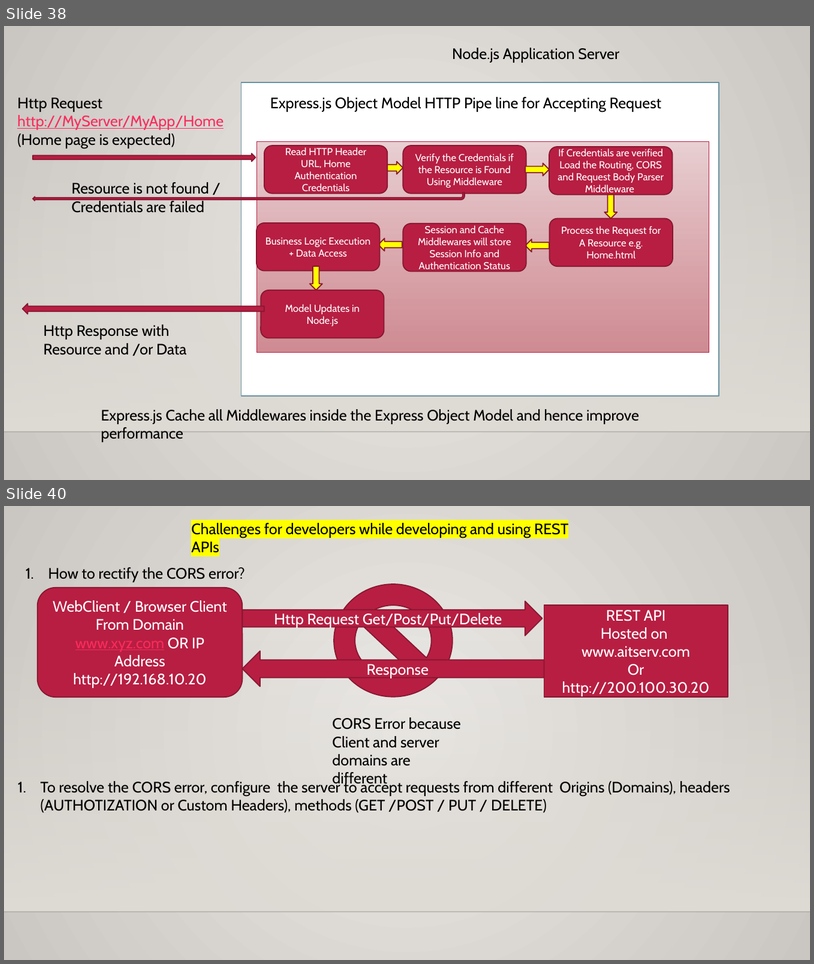
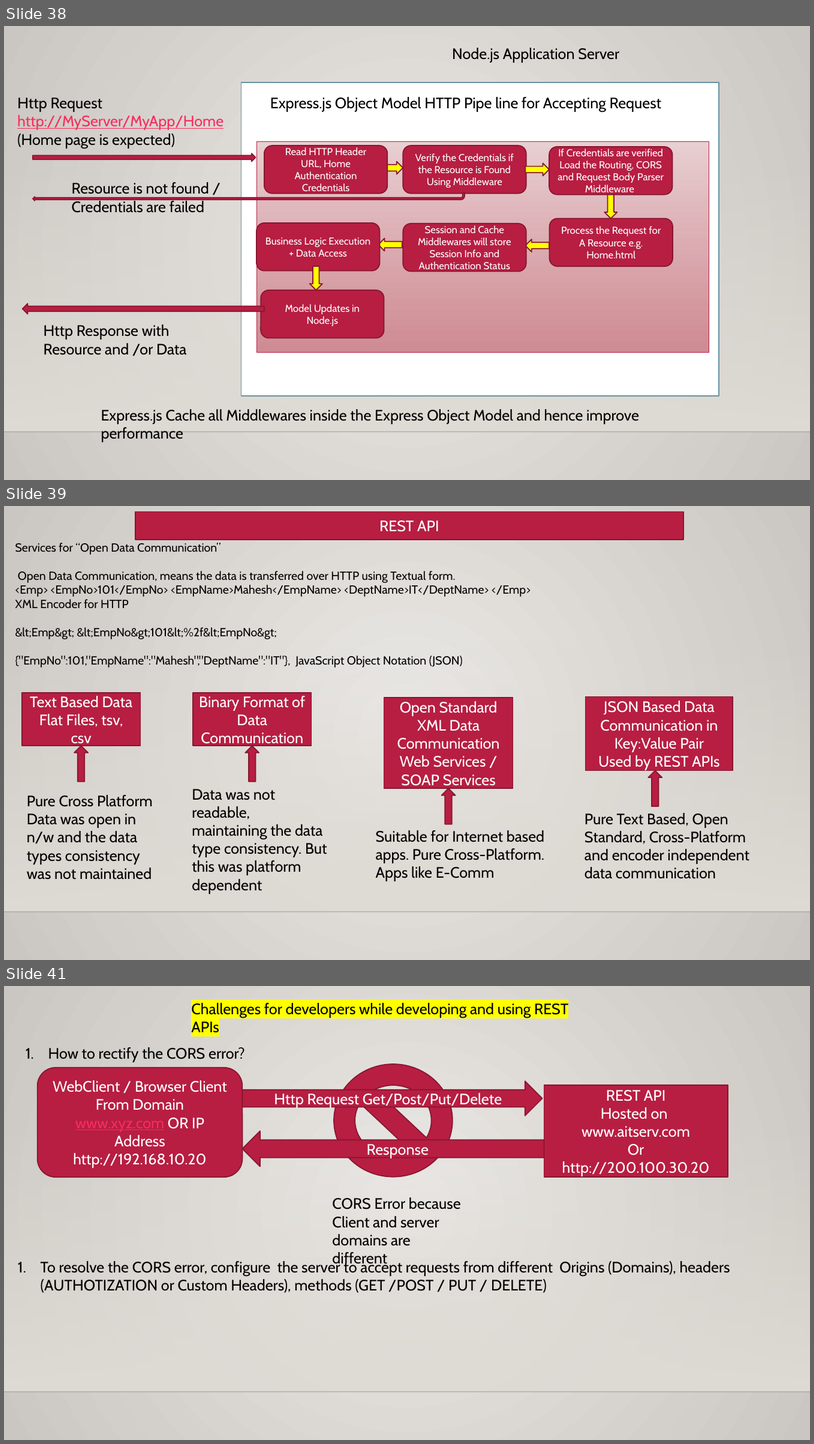
Before and after one commit to maheshsabnis/blazejan2021, a slide deck: Training_Notes_PPTs.pptx. Shown one above the other, each under a label of ours: slides 38 and 40 before the commit, slides 38, 39 and 41 after it; the slides between them are not shown. The pictures are 814x964 and 814x1444 pixels, drawn with LibreOffice and Linux fonts; fonts in the diff are those of the drawing; background and template pictures are left out. Boxes give left, top, right and bottom in pixels: in the first picture for what was removed or moved away, otherwise in the second. Text is boxed around its words. In the diff, an @@ line names an element or a change of style, - is before the commit and + after.

```diff
--- a/Training_Notes_PPTs.pptx
+++ b/Training_Notes_PPTs.pptx
@@ slide 39 added at (4, 506, 810, 960), background gradient #ECEAE7 to #CAC7C1; not listed: 2 template elements that a slide beside it also shows @@
@@ rectangle added at (135, 512, 684, 540), fill #B71E42, outline #871631 1.25 pt, 18 pt, text #FFFFFF @@
+REST API
@@ text added at (15, 543, 531, 667), 14 pt, text #000000 @@
+Services for “Open Data Communication”
+Open Data Communication, means the data is transferred over HTTP using Textual form.
+<Emp> <EmpNo>101</EmpNo> <EmpName>Mahesh</EmpName> <DeptName>IT</DeptName> </Emp>
+XML Encoder for HTTP
+&lt;Emp&gt; &lt;EmpNo&gt;101&lt;%2f&lt;EmpNo&gt;
+{"EmpNo":101,"EmpName":"Mahesh","DeptName":"IT"}, JavaScript Object Notation (JSON)
@@ rectangle added at (22, 693, 141, 746), fill #B71E42, outline #871631 1.25 pt, 18 pt, text #FFFFFF @@
+Text Based Data
+Flat Files, tsv, csv
@@ rectangle added at (193, 693, 311, 746), fill #B71E42, outline #871631 1.25 pt, 18 pt, text #FFFFFF @@
+Binary Format of Data Communication
@@ rectangle added at (384, 697, 513, 789), fill #B71E42, outline #871631 1.25 pt, 18 pt, text #FFFFFF @@
+Open Standard XML Data Communication
+Web Services / SOAP Services
@@ rectangle added at (586, 697, 734, 771), fill #B71E42, outline #871631 1.25 pt, 18 pt, text #FFFFFF @@
+JSON Based Data Communication in Key:Value Pair
+Used by REST APIs
@@ up arrow added at (74, 745, 88, 781), fill #B71E42, outline #871631 1.25 pt @@
@@ up arrow added at (245, 745, 259, 781), fill #B71E42, outline #871631 1.25 pt @@
@@ up arrow added at (649, 771, 663, 806), fill #B71E42, outline #871631 1.25 pt @@
@@ text added at (192, 789, 327, 894), 18 pt, text #000000 @@
+Data was not readable, maintaining the data type consistency. But this was platform dependent
@@ up arrow added at (442, 789, 456, 824), fill #B71E42, outline #871631 1.25 pt @@
@@ text added at (27, 795, 153, 879), 18 pt, text #000000 @@
+Pure Cross Platform
+Data was open in n/w and the data types consistency was not maintained
@@ text added at (585, 813, 750, 879), 18 pt, text #000000 @@
+Pure Text Based, Open Standard, Cross-Platform and encoder independent data communication
@@ text added at (376, 830, 545, 881), 18 pt, text #000000 @@
+Suitable for Internet based apps. Pure Cross-Platform.
+Apps like E-Comm
@@ what was slide 40 is now slide 41 @@
```
Also in this commit, not shown: 1 slide changed, 4 other slides added, 14 other files.
